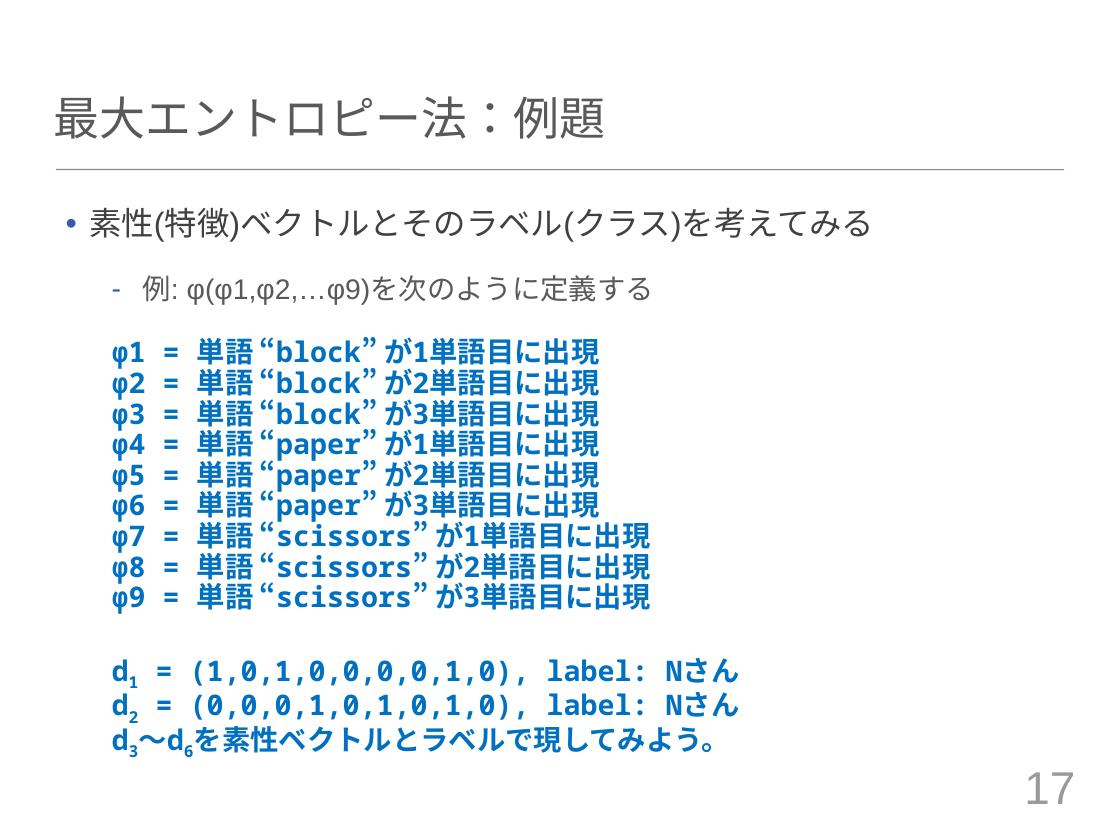
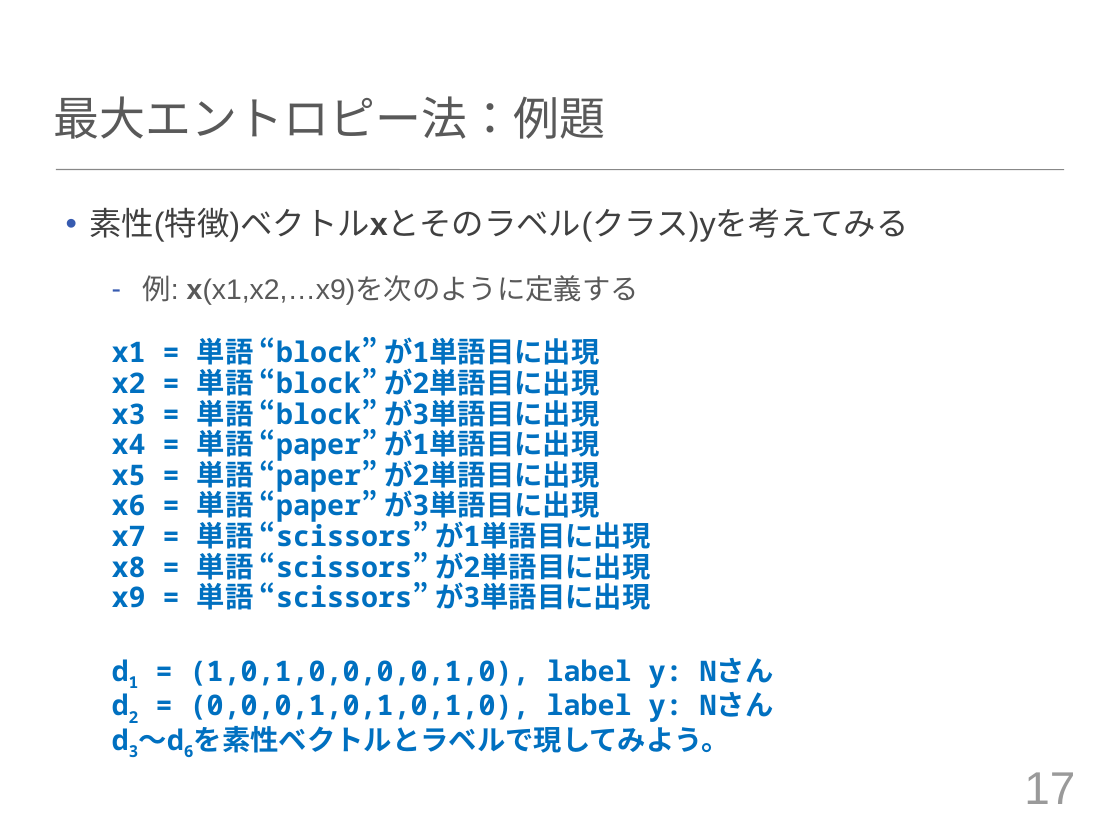
Before and after one commit to tuxedocat/ss2012, a slide deck: slide 17 of ss2012_slide_meister.pptx. Drawn at 1120x840 pixels with LibreOffice and Linux fonts; fonts in the diff are those of the drawing. Boxes give left, top, right and bottom in pixels: in the first picture for what was removed or moved away, otherwise in the second. Text is boxed around its words. In the diff, an @@ line names an element or a change of style, - is before the commit and + after.

```diff
--- a/ss2012_slide_meister.pptx
+++ b/ss2012_slide_meister.pptx
@@ text at bbox=[89, 207, 909, 753]: text changed @@
-• 素性(特徴)ベクトルとそのラベル(クラス)を考えてみる
-  – 例: φ(φ1,φ2,…φ9)を次のように定義する
-    φ1 = 単語 “block” が1単語目に出現
-    φ2 = 単語 “block” が2単語目に出現
-    φ3 = 単語 “block” が3単語目に出現
-    φ4 = 単語 “paper” が1単語目に出現
-    φ5 = 単語 “paper” が2単語目に出現
-    φ6 = 単語 “paper” が3単語目に出現
-    φ7 = 単語 “scissors” が1単語目に出現
-    φ8 = 単語 “scissors” が2単語目に出現
-    φ9 = 単語 “scissors” が3単語目に出現
-    d1 = (1,0,1,0,0,0,0,1,0), label: Nさん
-    d2 = (0,0,0,1,0,1,0,1,0), label: Nさん
-    d3〜d6を素性ベクトルとラベルで現してみよう。
+• 素性(特徴)ベクトルxとそのラベル(クラス)yを考えてみる
+  – 例: x(x1,x2,…x9)を次のように定義する
+    x1 = 単語 “block” が1単語目に出現
+    x2 = 単語 “block” が2単語目に出現
+    x3 = 単語 “block” が3単語目に出現
+    x4 = 単語 “paper” が1単語目に出現
+    x5 = 単語 “paper” が2単語目に出現
+    x6 = 単語 “paper” が3単語目に出現
+    x7 = 単語 “scissors” が1単語目に出現
+    x8 = 単語 “scissors” が2単語目に出現
+    x9 = 単語 “scissors” が3単語目に出現
+    d1 = (1,0,1,0,0,0,0,1,0), label y: Nさん
+    d2 = (0,0,0,1,0,1,0,1,0), label y: Nさん
+    d3〜d6を素性ベクトルとラベルで現してみよう。
```
Also in this commit, not shown: 2 other files.
